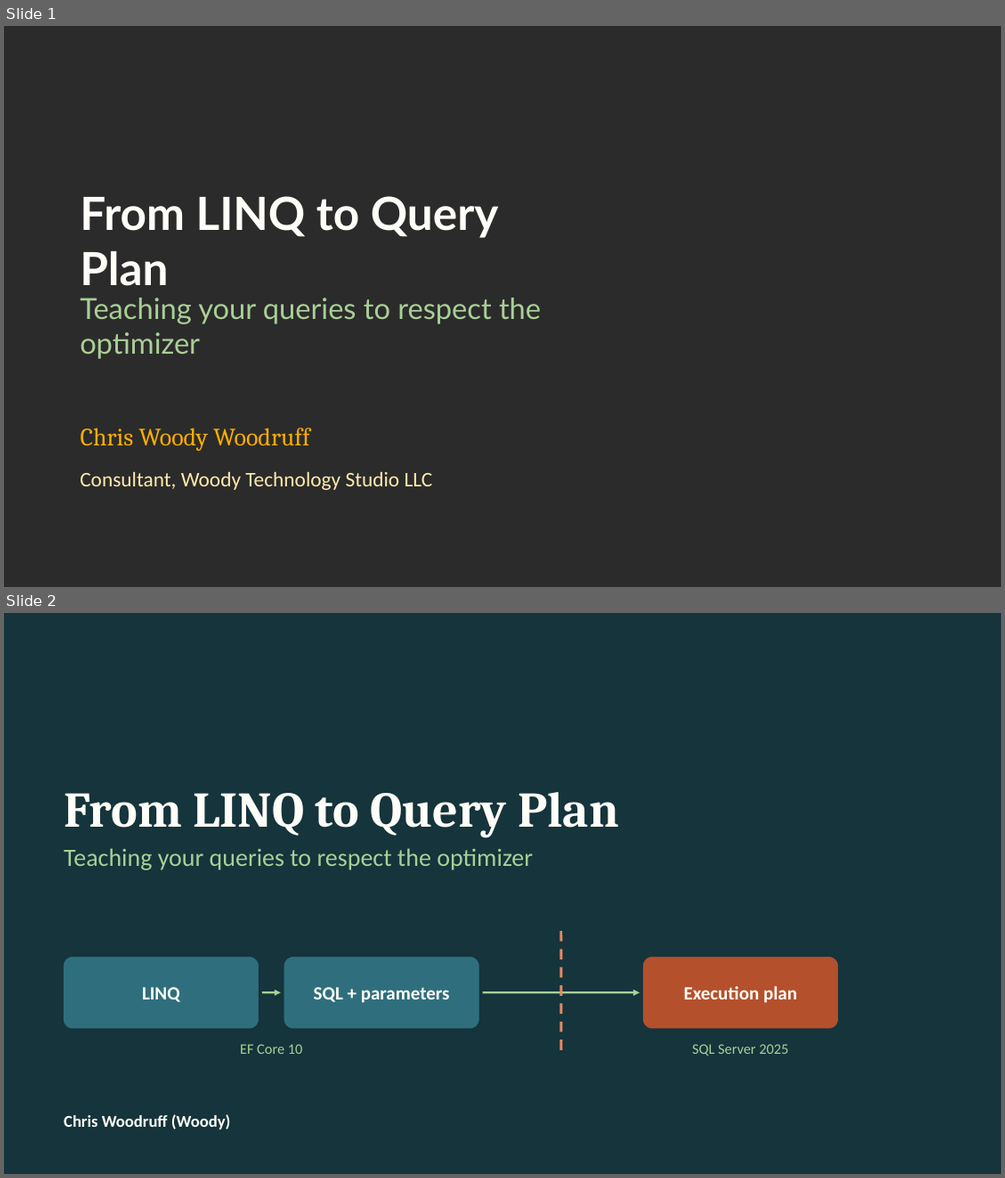
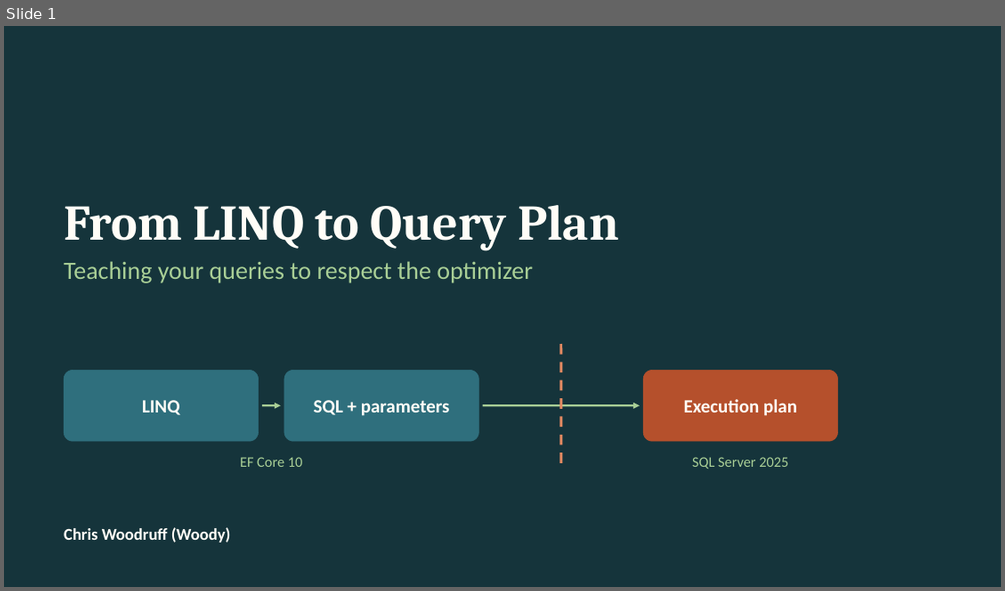
Before and after one commit to cwoodruff/efcore-linq-query-plan, a slide deck: From-LINQ-to-Query-Plan-v2.pptx. Shown one above the other, each under a label of ours: slides 1 and 2 before the commit, slide 1 after it. The pictures are 1005x1178 and 1005x591 pixels, drawn with LibreOffice and Linux fonts; fonts in the diff are those of the drawing; background and template pictures are left out; a plain dark background stands for a picture behind light text. Boxes give left, top, right and bottom in pixels: in the first picture for what was removed or moved away, otherwise in the second. Text is boxed around its words. In the diff, an @@ line names an element or a change of style, - is before the commit and + after.

```diff
--- a/From-LINQ-to-Query-Plan-v2.pptx
+++ b/From-LINQ-to-Query-Plan-v2.pptx
@@ slide 1 removed at (4, 26, 1001, 587), background picture (left out) @@
@@ title removed at (80, 196, 499, 286) @@
-From LINQ to Query Plan
@@ text removed at (80, 297, 541, 359) @@
-Teaching your queries to respect the optimizer
@@ text removed at (81, 427, 310, 451) @@
-Chris Woody Woodruff
@@ text removed at (80, 471, 433, 490) @@
-Consultant, Woody Technology Studio LLC
@@ what was slide 2 is now slide 1 @@
```
Also in this commit, not shown: 2 slides changed.
